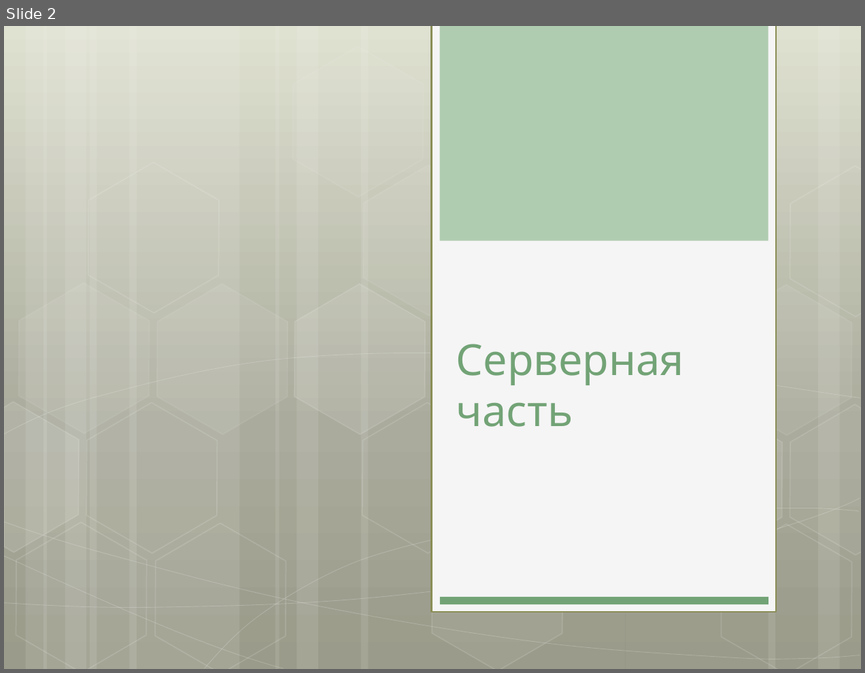
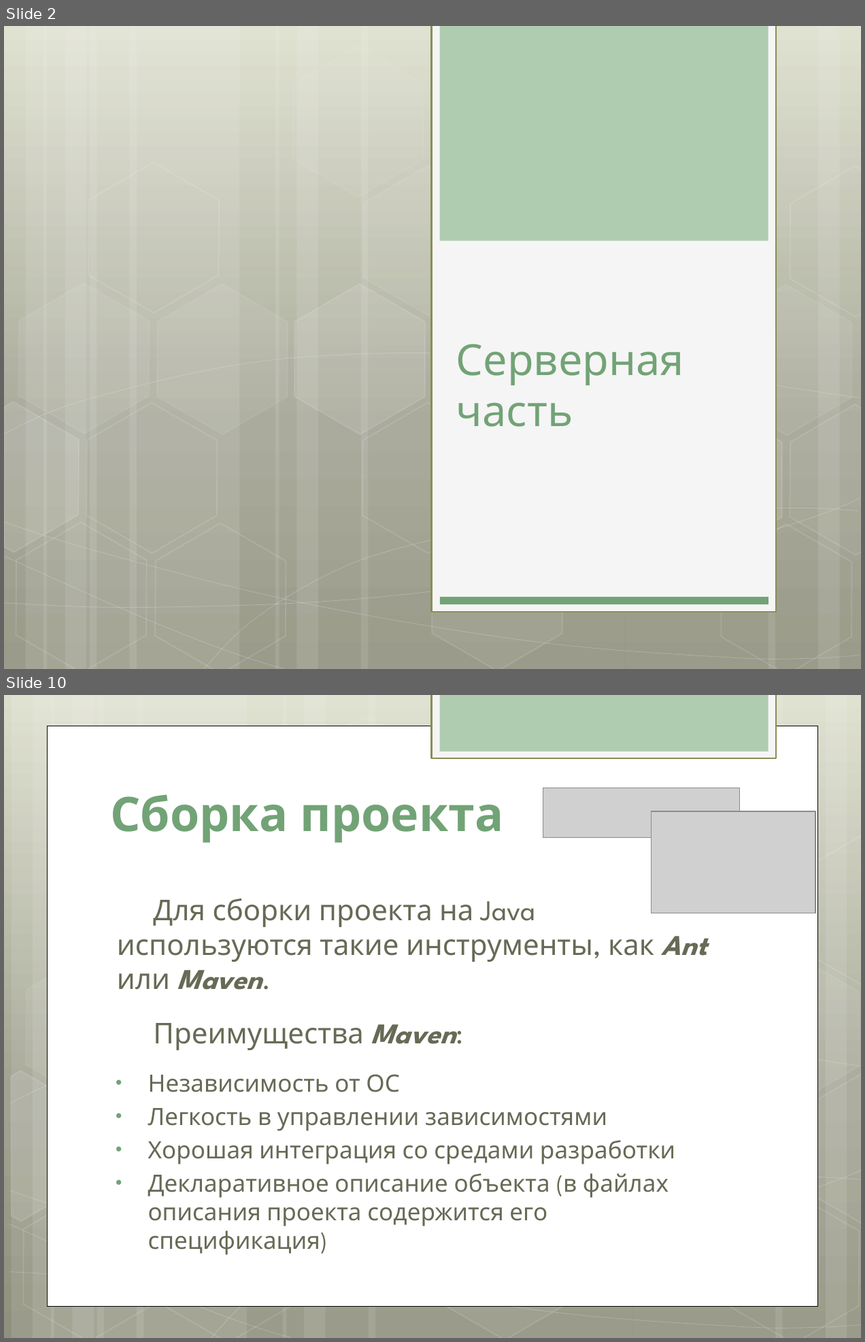
Before and after one commit to julypand/-, a slide deck: presentation.pptx. Shown one above the other, each under a label of ours: slide 2 before the commit, slides 2 and 10 after it; the slides between them are not shown. The pictures are 865x673 and 865x1342 pixels, drawn with LibreOffice and Linux fonts; fonts in the diff are those of the drawing; grey boxes stand for pictures. Boxes give left, top, right and bottom in pixels: in the first picture for what was removed or moved away, otherwise in the second. Text is boxed around its words. In the diff, an @@ line names an element or a change of style, - is before the commit and + after.

```diff
--- a/presentation.pptx
+++ b/presentation.pptx
@@ slide 10 added at (4, 695, 861, 1338), background gradient #DDDFCC to #A2A391 to #8F917E @@
@@ rectangle added at (432, 695, 776, 758), fill #F5F5F5, outline #8A8E56 1.25 pt @@
@@ rectangle added at (439, 695, 768, 751), fill #B0CCB0 @@
@@ rectangle added at (47, 726, 818, 1305), fill #FFFFFF, outline #000000 0.5 pt @@
@@ title added at (110, 794, 504, 843), 40 pt, text #72A376, bold @@
+Сборка проекта
@@ picture added at (543, 787, 739, 837) @@
@@ picture added at (651, 811, 815, 913) @@
@@ group added at (4, 695, 861, 1338): 12 rectangles, 8 freeform shapes, 8 hexagons @@
@@ text added at (117, 898, 706, 1255), 20 pt, text #676A55 @@
+Для сборки проекта на Java используются такие инструменты, как Ant или Maven.
+Преимущества Maven:
+• Независимость от ОС
+• Легкость в управлении зависимостями
+• Хорошая интеграция со средами разработки
+• Декларативное описание объекта (в файлах описания проекта содержится его спецификация)
```
Also in this commit, not shown: 5 slides changed, 5 other slides added.
